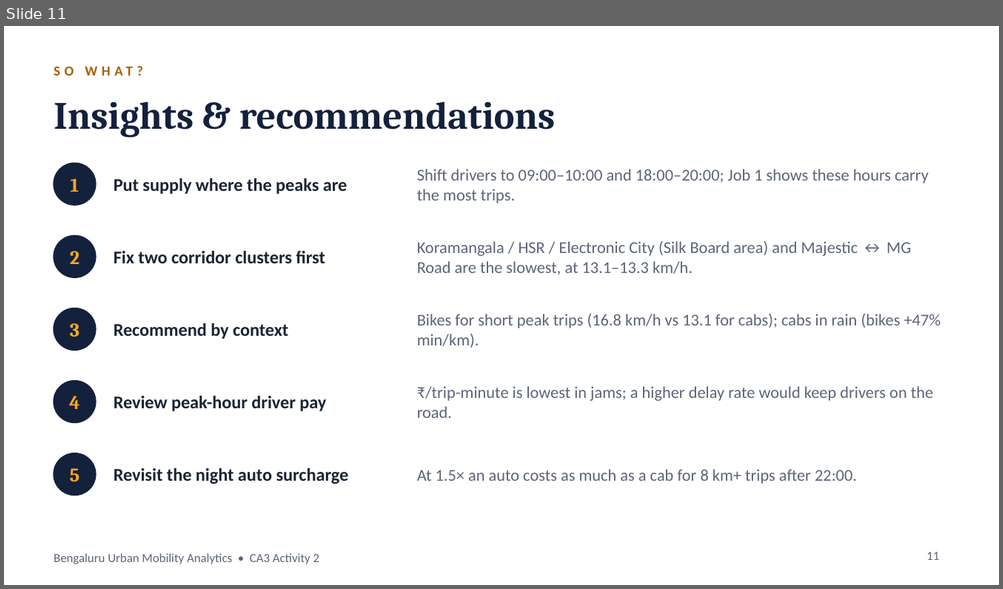
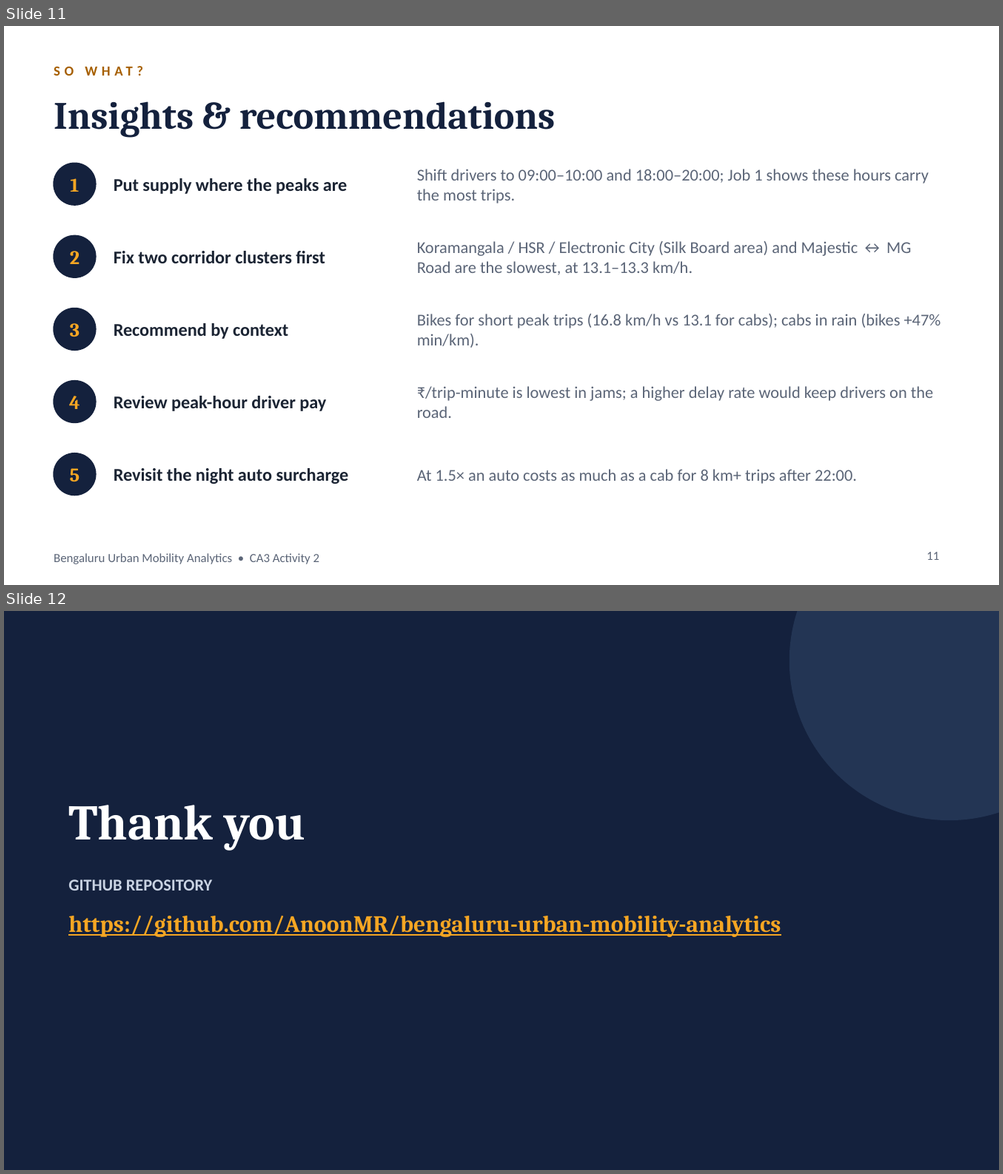
Before and after one commit to AnoonMR/bengaluru-urban-mobility-analytics, a slide deck: final/Bengaluru_Urban_Mobility_Presentation_12_Slides.pptx. Shown one above the other, each under a label of ours: slide 11 before the commit, slides 11 and 12 after it. The pictures are 1003x589 and 1003x1174 pixels, drawn with LibreOffice and Linux fonts; fonts in the diff are those of the drawing. Boxes give left, top, right and bottom in pixels: in the first picture for what was removed or moved away, otherwise in the second. Text is boxed around its words. In the diff, an @@ line names an element or a change of style, - is before the commit and + after.

```diff
--- a/final/Bengaluru_Urban_Mobility_Presentation_12_Slides.pptx
+++ b/final/Bengaluru_Urban_Mobility_Presentation_12_Slides.pptx
@@ slide 12 added at <box>4,611,999,1170</box>, background #14213D @@
@@ ellipse added at <box>790,611,999,820</box>, fill #233554, outline #233554 1 pt @@
@@ text added at <box>68,805,305,850</box>, 36 pt, text #FFFFFF, bold @@
+Thank you
@@ text added at <box>68,880,213,891</box>, 12 pt, text #C9D3E3, bold @@
+GITHUB REPOSITORY
@@ text added at <box>68,916,780,937</box>, 17 pt, text #F5A623, bold, underline @@
+https://github.com/AnoonMR/bengaluru-urban-mobility-analytics
```
Also in this commit, not shown: 2 slides changed, 1 slide removed.
